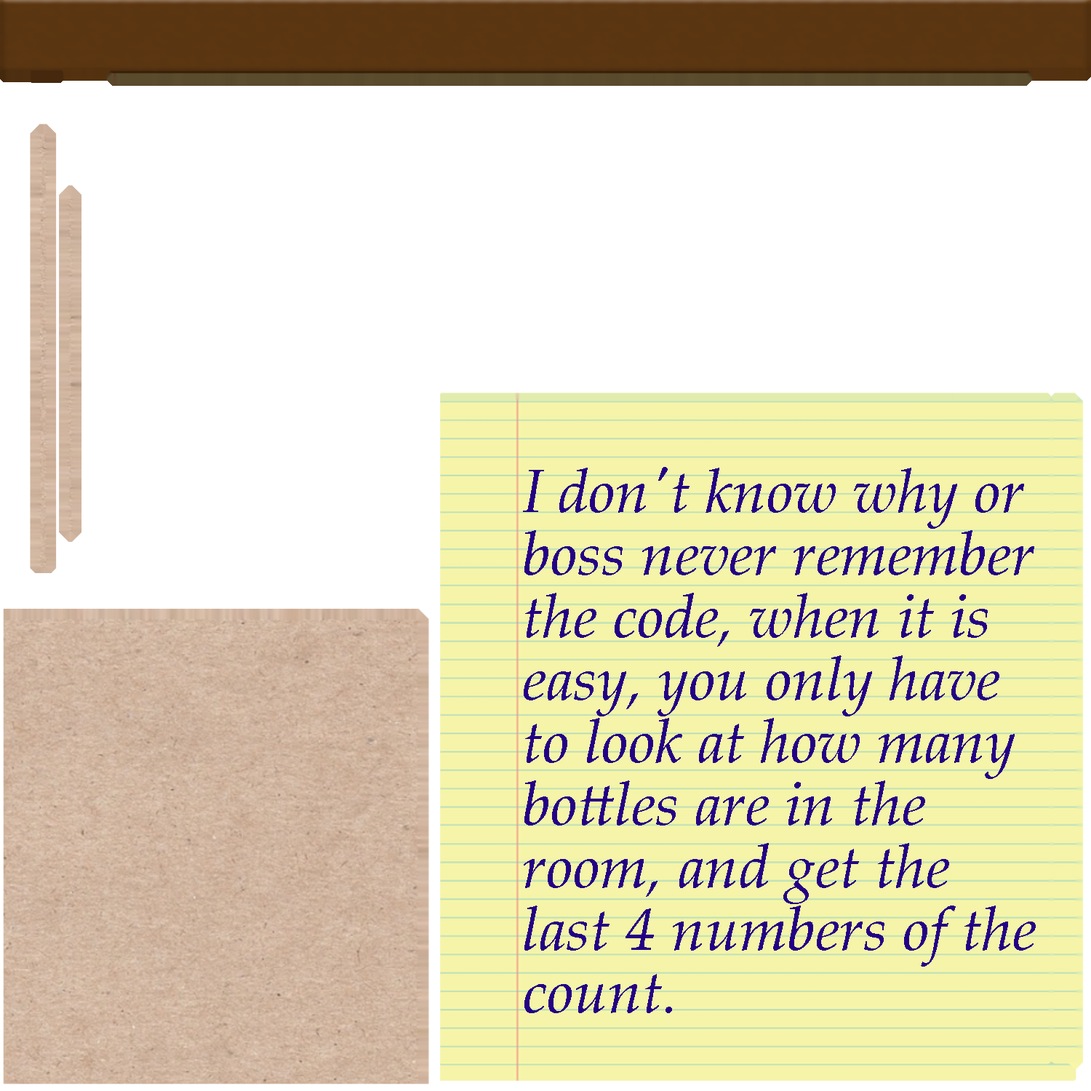
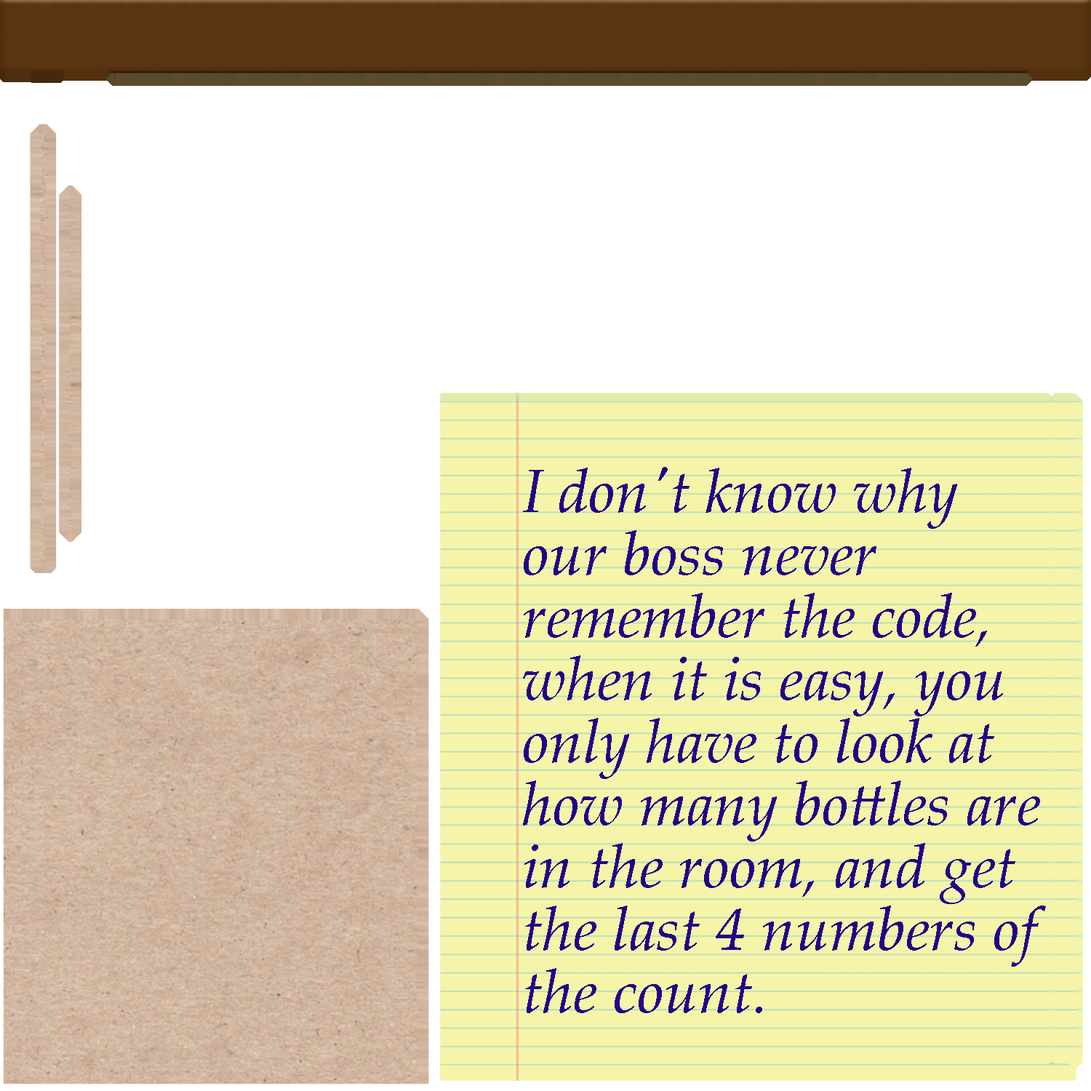
The second w=1091, h=1091 image is a revision of the first. Changes to its layers:
renamed "I don't know why or boss never..." to "I don't know why our boss neve...", painted on it over [523, 483, 1047, 1014]
